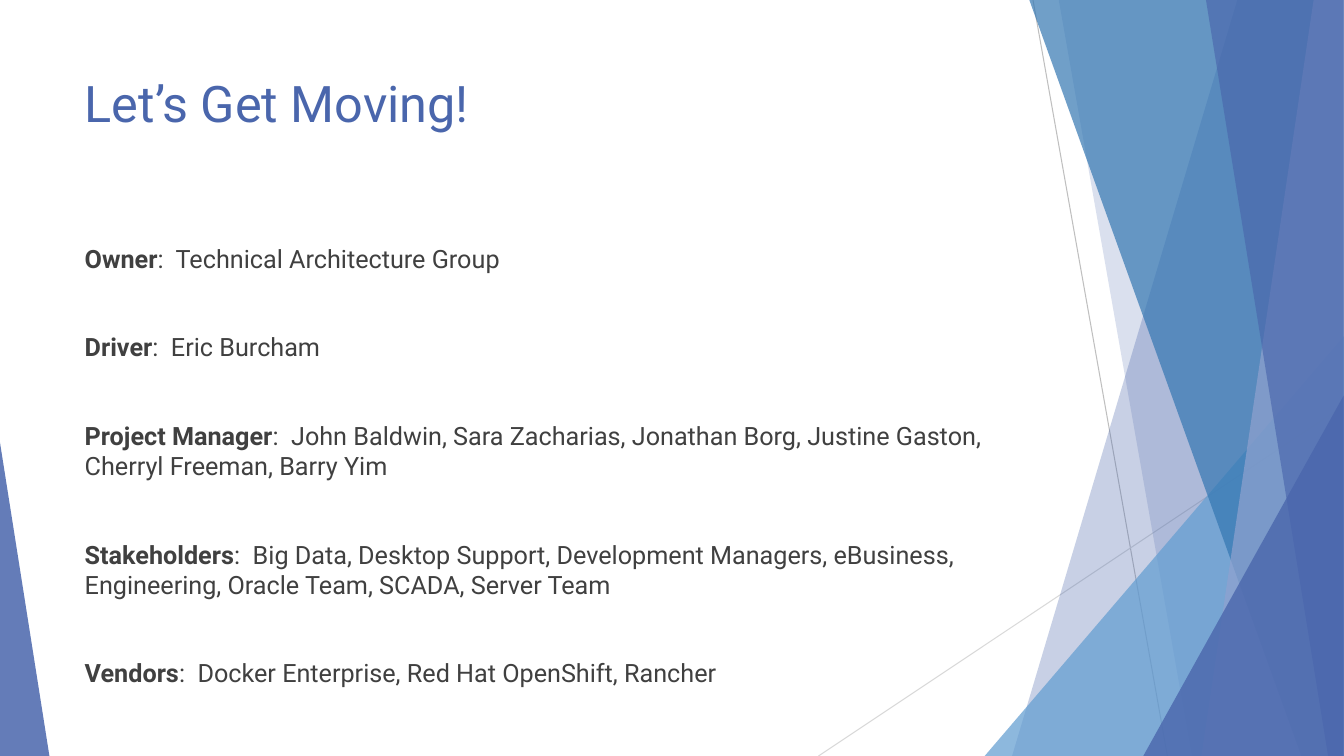
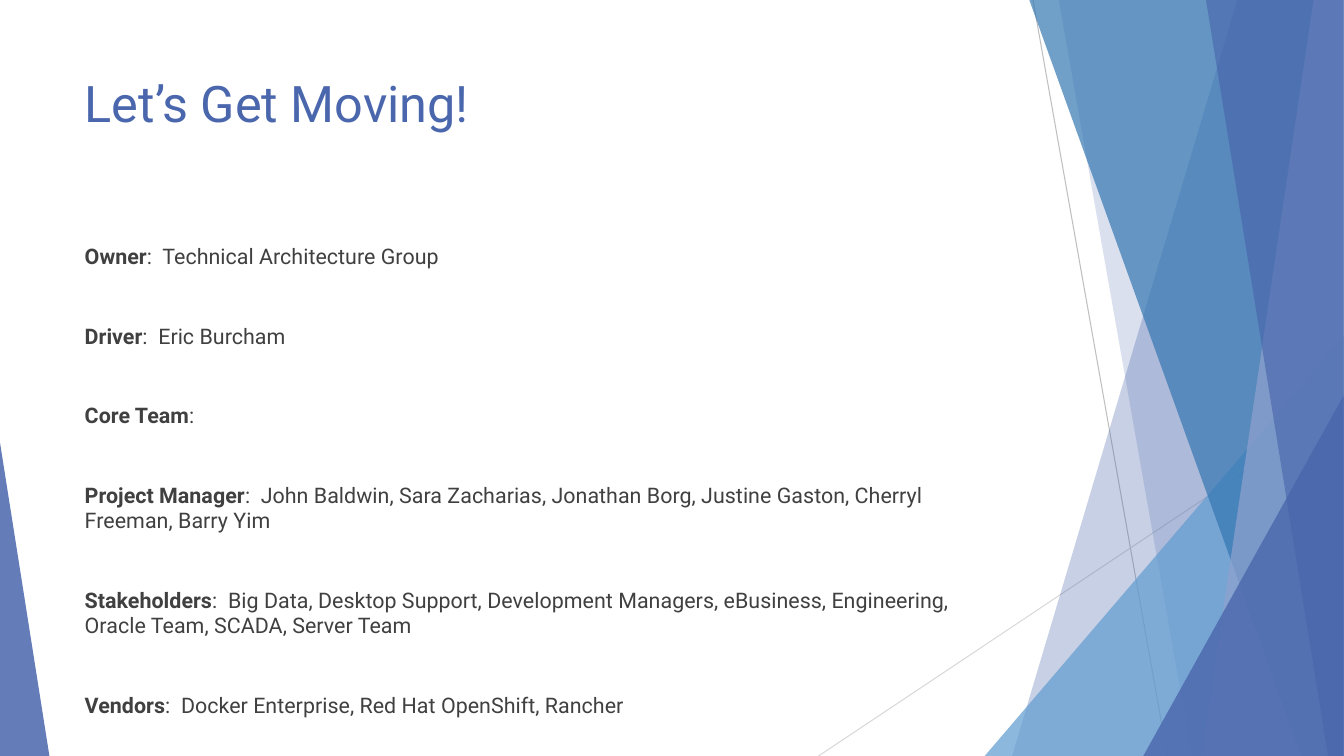
Before and after one commit to EnterpriseProductsLP/docker-straw-man, a slide deck: slide 19 of Docker Proofs of Concept.pptx. Drawn at 1344x756 pixels with LibreOffice and Linux fonts; fonts in the diff are those of the drawing. Boxes give left, top, right and bottom in pixels: in the first picture for what was removed or moved away, otherwise in the second. Text is boxed around its words. In the diff, an @@ line names an element or a change of style, - is before the commit and + after.

```diff
--- a/Docker Proofs of Concept.pptx
+++ b/Docker Proofs of Concept.pptx
@@ text at (85,248,949,718): size 18 to 15.3 pt @@
@@ text at (85,407,194,423): paragraph added @@
+Core Team:
```
Also in this commit, not shown: 5 other slides changed.
